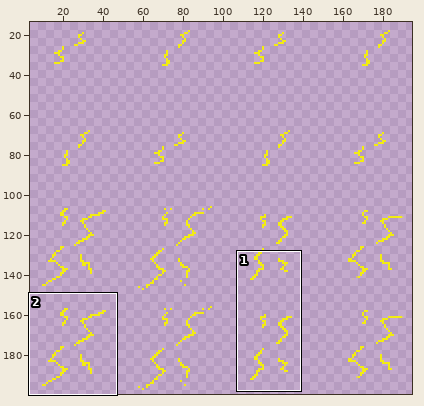
Sprite sheet -- assets/sparks.png. Above, an overview of the earlier version with the close-up marked.
Close-up. As it was:
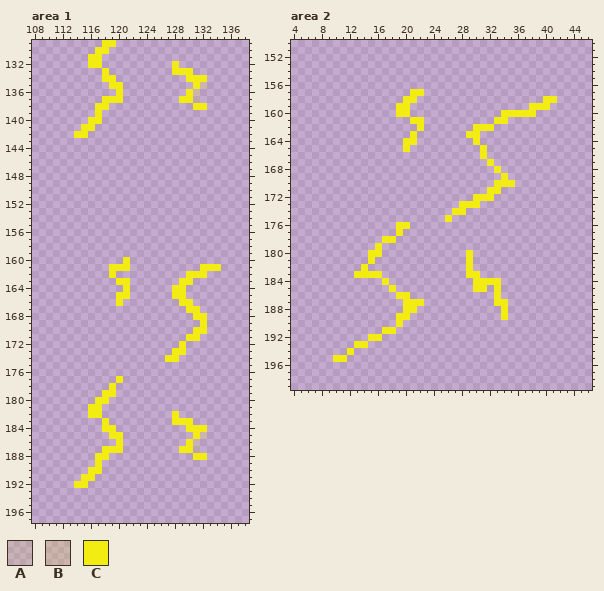
The file is 200x200 pixels. Pixels under 10% opacity are left out. Colours within 5 levels of each other are drawn and written as one. Shown: area 1: x 108..138, y 129..197; area 2: x 4..46, y 150..199. The wide view leaves out empty margins. The commit also changed other parts of the picture, which this record leaves out.
Palette (. is transparent): A #f2ec121c  B #f2ec122d  C #f2ec12
Pixels before, area 1, first column x 114:
129 ....CC...............
130 ...CC................
131 ..CC.................
132 ..CC..........C......
133 ....C.........CCC....
134 ....CC..........CCC..
135 .....CC..........CB..
136 ......C.........CB...
137 ....CCC........CCA...
138 ...CC............CC..
139 ...C.................
140 ..CC.................
141 .CC..................
142 CC...................
143 .....................
144 .....................
145 .....................
146 .....................
147 .....................
148 .....................
149 .....................
150 .....................
151 .....................
152 .....................
153 .....................
154 .....................
155 .....................
156 .....................
157 .....................
158 .....................
159 .....................
160 .......C.............
161 .....CCC..........CCC
162 .....C..........CCC..
163 ......CC.......CC....
164 .......C......CC.....
165 ......CC......CC.....
166 ......C........CC....
167 ................CC...
168 .................CC..
169 ..................C..
170 .................CC..
171 ................CC...
172 ...............C.....
173 ..............CC.....
174 .............CC......
175 .....................
176 .....................
177 ......C..............
178 .....C...............
179 ....CC...............
180 ...CC................
181 ..CC.................
182 ..CC..........C......
183 ....C.........CCC....
184 ....CC..........CCC..
185 .....CC..........CB..
186 ......C.........CA...
187 ....CCC........CCA...
188 ...CC............CC..
189 ...C.................
190 ..CC.................
191 .CC..................
192 CC...................
Pixels before, area 2, first column x 10:
157 ...........CC...................
158 ..........CC..................CC
159 .........CC.................CCC.
160 .........CC.............CCCCC...
161 ...........CC..........CC.......
162 ............C.......CCC.........
163 ...........C.......CC...........
164 ..........CC........C...........
165 ..........C..........C..........
166 .....................C..........
167 ......................C.........
168 .......................C........
169 ........................C.......
170 .......................CCC......
171 ......................CC........
172 ....................CCC.........
173 ..................CCC...........
174 .................CC.............
175 ................C...............
176 .........CC.....................
177 .........C......................
178 .......CC.......................
179 ......C.........................
180 .....CC............C............
181 .....C.............C............
182 ....C..............C............
183 ...CCCC............CC...........
184 .......C............CCCC........
185 ........C...........CC.C........
186 .........CC............C........
187 ..........CCC..........CC.......
188 ..........CC............C.......
189 .........CC.............C.......
190 .........C......................
191 .......CC.......................
192 .....CC.........................
193 ...CC...........................
194 ..C.............................
195 CC..............................
The result:
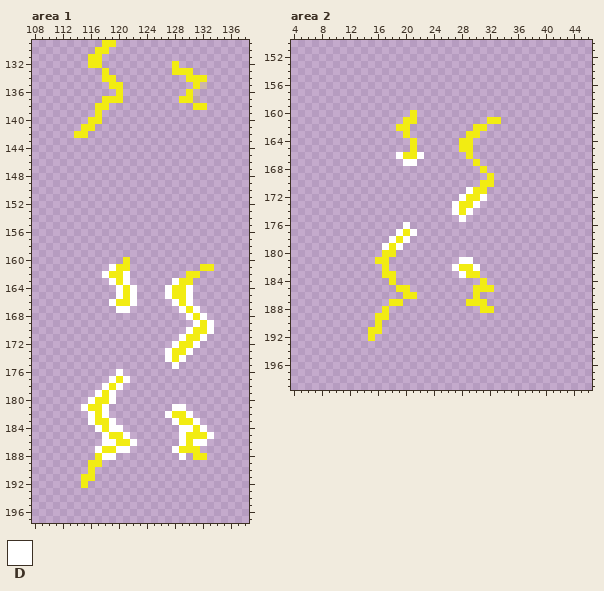
Colours new in this view: D #ffffff
Diff:
Changed rows in their new state; - is an unchanged pixel.
Area 1:
first column x 131:
136 A
first column x 114:
161 -----D--------------.
162 ----D-CD----------.--
163 -----D-D------D------
164 ------D-D----D--D----
165 ------D-D----D--D----
166 -----D-CD-----D-D----
167 ------DD-------D-D---
168 ----------------D-D--
169 -----------------D-D-
170 ----------------D--D-
171 ---------------D--D--
172 --------------D-CD---
173 -------------D--D----
174 -------------D-D-----
175 --------------D------
176 ------D--------------
177 -----D-D-------------
178 ----D-D--------------
179 ---D-D---------------
180 --D--D---------------
181 -D--D---------DD-----
182 --D-D--------D-CD----
183 --DC-D--------D--D---
184 ---D-DD--------DD-D--
185 ----D--D-------DC-CD-
186 ----DD-CD------D-DD--
187 ---D--DD------D--C---
188 ----DD---------D-----
189 --C------------------
190 ---.-----------------
192 .--------------------
Area 2:
first column x 10:
157 -----------..-------------------
158 ----------..------------------..
159 ---------..-----------------...-
160 ---------..C------------.....---
161 ----------C-.---------C-.-------
162 ---------CC-.---------.---------
163 ----------C.--------------------
164 ----------.-------CC.-----------
165 ----------.C------CC-.----------
166 ---------DCCD------C-.----------
167 ----------DD--------C-.---------
168 ---------------------C-.--------
169 ----------------------C-.-------
170 ---------------------CC...------
171 -------------------DCC..--------
172 ------------------DC-D.---------
173 -----------------D--D-----------
174 -----------------D-D------------
175 ----------------.-D-------------
176 ---------.D---------------------
177 ---------DCD--------------------
178 -------.DCD---------------------
179 ------.DCD----------------------
180 -----..CC----------.------------
181 -----.CC----------DD------------
182 ----.--C---------DC-D-----------
183 ---....CC---------D-------------
184 -------.C-----------.-..--------
185 --------.CC-----------C.--------
186 ---------.-C--------C--.--------
187 --------CC...------CCC-..-------
188 -------C--..---------CC-.-------
189 ------CC-..-------------.-------
190 ------C--.----------------------
191 -----CC..-----------------------
192 ------.-------------------------
193 ---..---------------------------
194 --.-----------------------------
195 ..------------------------------
